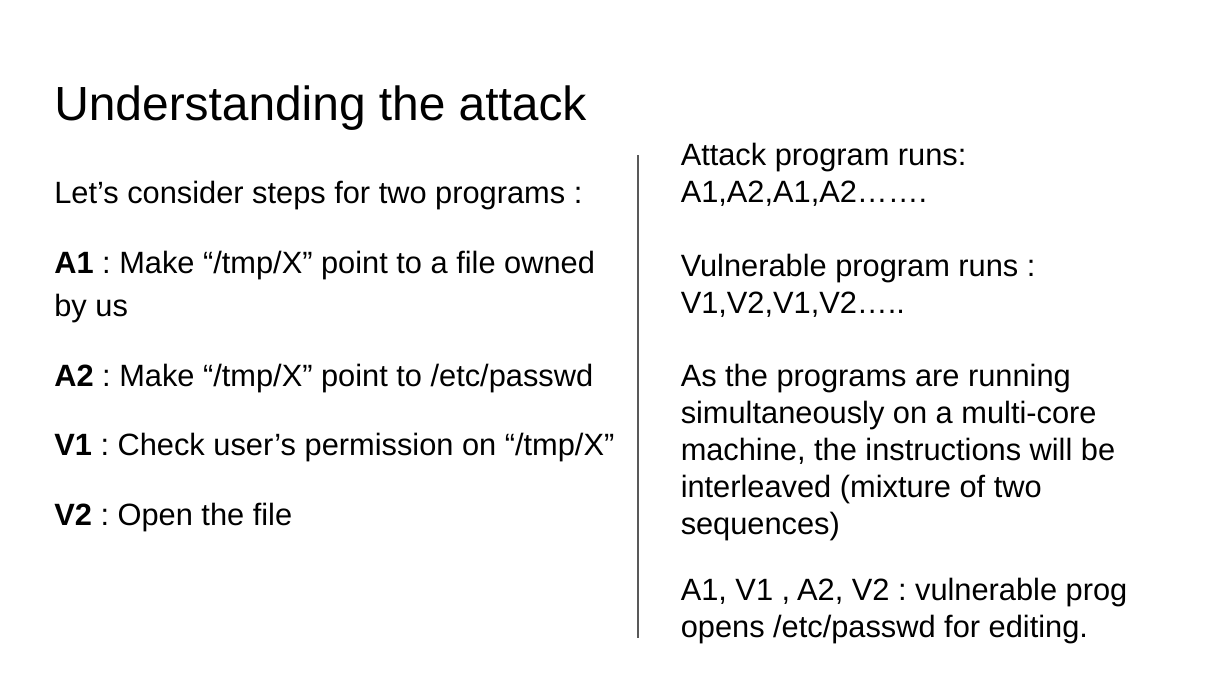
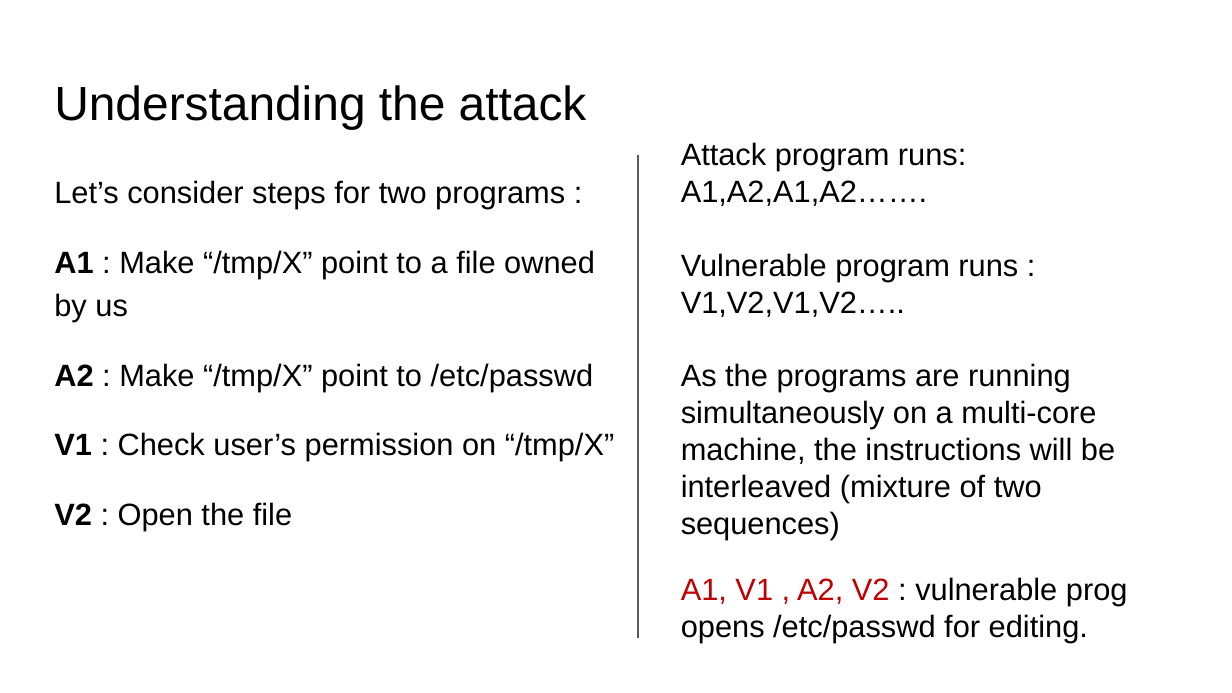
Before and after one commit to gulaoshi/gu.github.io, a slide deck: slide 10 of InfoSec/PPTs/Labs/Lab2-Race_Condition.pptx. Drawn at 1232x693 pixels with LibreOffice and Linux fonts; fonts in the diff are those of the drawing. Boxes give left, top, right and bottom in pixels: in the first picture for what was removed or moved away, otherwise in the second. Text is boxed around its words. In the diff, an @@ line names an element or a change of style, - is before the commit and + after.

```diff
--- a/InfoSec/PPTs/Labs/Lab2-Race_Condition.pptx
+++ b/InfoSec/PPTs/Labs/Lab2-Race_Condition.pptx
@@ text at box(681, 577, 1128, 643): text colour #000000 to #C00000 in "A1, V1 , A2, V2" @@
```
Also in this commit, not shown: 4 other slides changed, 1 other file.
